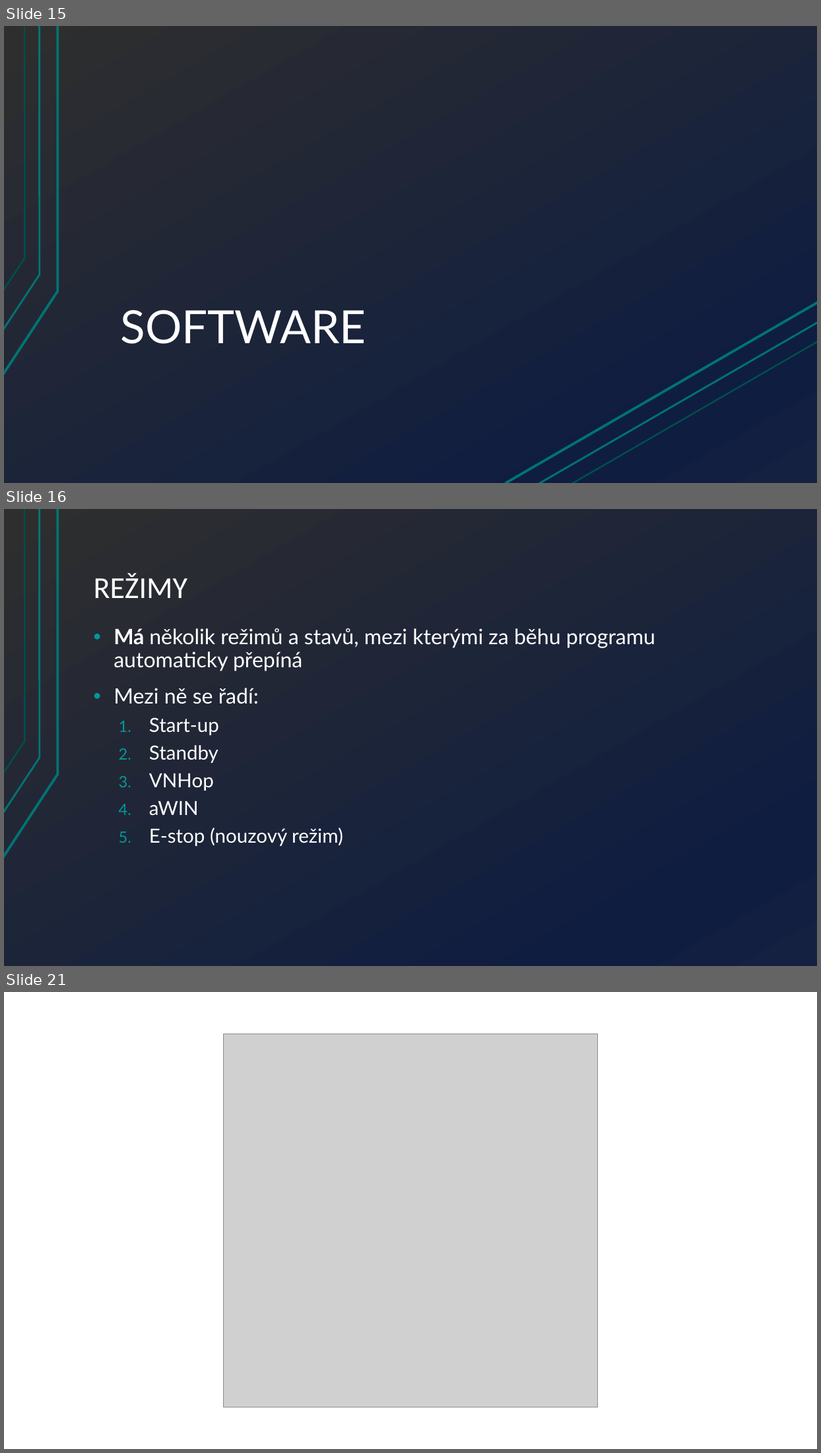
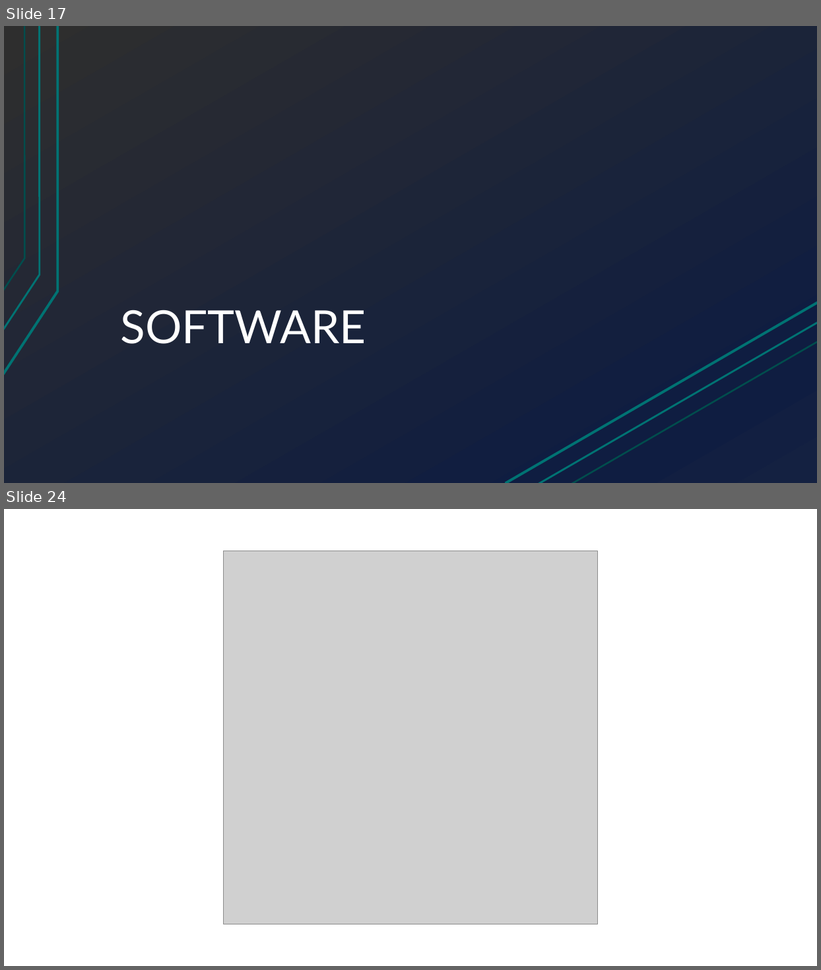
Before and after one commit to Hellpetros/SOC-2020-TEXT, a slide deck: PRESENTATION/SOČ-2020-PREZENTACE-ŠKOLNÍ_KOLO/ŠKOLNÍ KOLO.pptx. Shown one above the other, each under a label of ours: slides 15, 16 and 21 before the commit, slides 17 and 24 after it; the slides between them are not shown. The pictures are 821x1453 and 821x970 pixels, drawn with LibreOffice and Linux fonts; fonts in the diff are those of the drawing; grey boxes stand for pictures. Boxes give left, top, right and bottom in pixels: in the first picture for what was removed or moved away, otherwise in the second. Text is boxed around its words. In the diff, an @@ line names an element or a change of style, - is before the commit and + after.

```diff
--- a/PRESENTATION/SOČ-2020-PREZENTACE-ŠKOLNÍ_KOLO/ŠKOLNÍ KOLO.pptx
+++ b/PRESENTATION/SOČ-2020-PREZENTACE-ŠKOLNÍ_KOLO/ŠKOLNÍ KOLO.pptx
@@ slide 16 removed at [4,509,817,966], background gradient #2E2E2E to #0F1D41 to #142242; not listed: 3 template elements that a slide beside it also shows @@
@@ title removed at [94,573,188,598] @@
-REŽIMY
@@ text removed at [114,628,655,846] @@
-• Má několik režimů a stavů, mezi kterými za běhu programu automaticky přepíná
-• Mezi ně se řadí:
-  1. Start-up
-  2. Standby
-  3. VNHop
-  4. aWIN
-  5. E-stop (nouzový režim)
@@ what was slide 15 is now slide 17 @@
@@ what was slide 21 is now slide 24 @@
```
Also in this commit, not shown: 8 slides changed, 7 slides added, 4 other slides removed, 9 other files.
